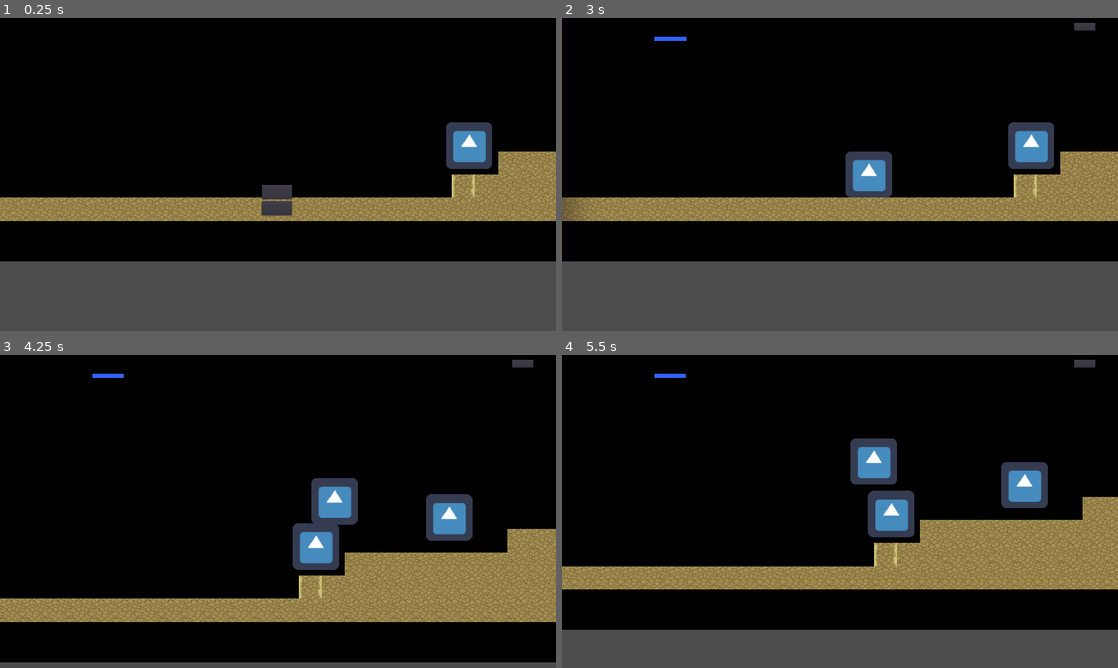
Above: before the commit, frames 1-4 (two rows, left to right).
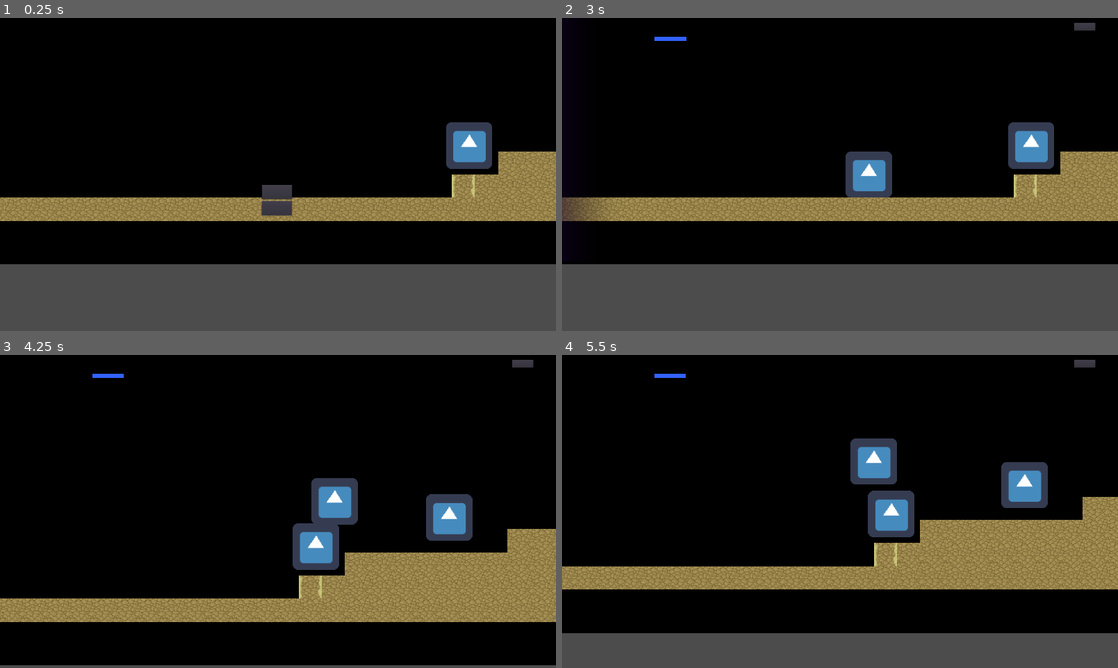
Above: after the commit, the same moments.

Repository: Kreateer/game-off-2020
Game: Godot game, scene res://scenes/Main.tscn
Two runs of this game, one before a commit and one after it. Both use one fixed random seed, a clock stepped at 60 frames per second and the inputs below. The engine's default icon, where the game draws it, is replaced by a stand-in: a white triangle on a blue panel in a dark square.
Inputs:
- Up to frame 1 (0.25 s): no input
- Up to frame 2 (3 s): click "Start" at 0.5 s; click "Pause" at 1.25 s; click "Resume" at 2 s; tap Enter at 2.75 s; hold D (right) from 2.78 s (still down)
- Up to frame 3 (4.25 s): keep holding D (right); tap W (jump) at 3.02, 3.77 s
- Up to frame 4 (5.5 s): release D (right) at 4.28 s; hold A (left) 4.28-5.03 s; hold D (right) from 5.03 s (still down); tap W (jump) at 5.27 s

The runs differ from the first frame. In frame 1, 0.9% of the frame differs, in the area x 0-100%, y 77-79%; in frame 2, 1.2%, in the area x 0-100%, y 57-79%; in frame 3, 0.9%; in frame 4, 1.1%.

Commit message:
Enable player death if off screen
This commit enables Player death if they're outside the screen area (like if they fall off)

Diff:
--- a/scenes/Main.tscn
+++ b/scenes/Main.tscn
@@ -49,11 +49,15 @@
 drag_margin_right = 0.1
 drag_margin_bottom = 0.1
 
+[node name="VisibilityNotifier2D" type="VisibilityNotifier2D" parent="Player"]
+position = Vector2( -5.72205e-06, 5.72205e-06 )
+scale = Vector2( 3.2, 3.2 )
+
 [node name="TileMap" type="TileMap" parent="."]
 tile_set = ExtResource( 1 )
 cell_size = Vector2( 32, 32 )
 format = 1
-tile_data = PoolIntArray( 1835038, 0, 0, 1835039, 0, 0, 1835 …(989 unchanged characters)… 1653, 0, 0, 2031654, 0, 0, 2031655, 0, 0 )
+tile_data = PoolIntArray( 1835038, 0, 0, 1835039, 0, 0, 1835 …(989 unchanged characters)… 1653, 0, 0, 2031654, 0, 0, 2031655, 0, 0, 2031656, 0, 0, 2031657, 0, 0, 2031661, 0, 0, 2031662, 0, 0, 2031663, 0, 0, 2031664, 0, 0, 2031665, 0, 0, 2031666, 0, 0, 2031667, 0, 0, 2031668, 0, 0, 2031669, 0, 0, 2031670, 0, 0, 2031671, 0, 0, 2031672, 0, 0, 2031673, 0, 0, 2031674, 0, 0, 2031675, 0, 0 )
 
 [node name="GUI" parent="." instance=ExtResource( 4 )]
 
@@ -124,7 +128,7 @@
 
 [node name="TEMP BACKGROUND" type="Sprite" parent="."]
 modulate = Color( 0.774414, 0.142178, 0.142178, 1 )
-position = Vector2( 960, 540 )
+position = Vector2( 960, 544 )
 z_index = -100
 texture = ExtResource( 10 )
 region_enabled = true
@@ -133,6 +137,7 @@
 "_editor_description_": ""
 }
 [connection signal="Dead" from="Player" to="." method="_on_Player_Dead"]
+[connection signal="screen_exited" from="Player/VisibilityNotifier2D" to="Player" method="_on_VisibilityNotifier2D_screen_exited"]
 [connection signal="game_start" from="GUI" to="." method="_on_GUI_game_start"]
 [connection signal="timeout" from="CanvasLayer/Oxygen/OxygenTimer" to="." method="_on_OxygenTimer_timeout"]
 [connection signal="DamageArea_PlayerCollision" from="Darkness" to="Player" method="_on_Darkness_DamageArea_PlayerCollision"]
--- a/scripts/Darkness/Darkness.gd
+++ b/scripts/Darkness/Darkness.gd
@@ -2,7 +2,7 @@
 
 signal DamageArea_PlayerCollision()
 
-var DARKNESS_BASE_SPEED = 0.01
+var DARKNESS_BASE_SPEED = 0.06
 # TODO: change based on external factors (ie, powerups, level, difficulty)
 var modifier = 10
 
--- a/scripts/Player.gd
+++ b/scripts/Player.gd
@@ -14,7 +14,7 @@
 var oxygen = max_oxygen
 var health = max_health
 
-var edge_lvl_r = 700
+var edge_lvl_r = 5
 var edge_lvl_l = 8
 
 var screen_size # Empty var
@@ -100,3 +100,7 @@
 func _die():
 	alive = false
 	emit_signal("Dead")
+
+
+func _on_VisibilityNotifier2D_screen_exited():
+	_die()
